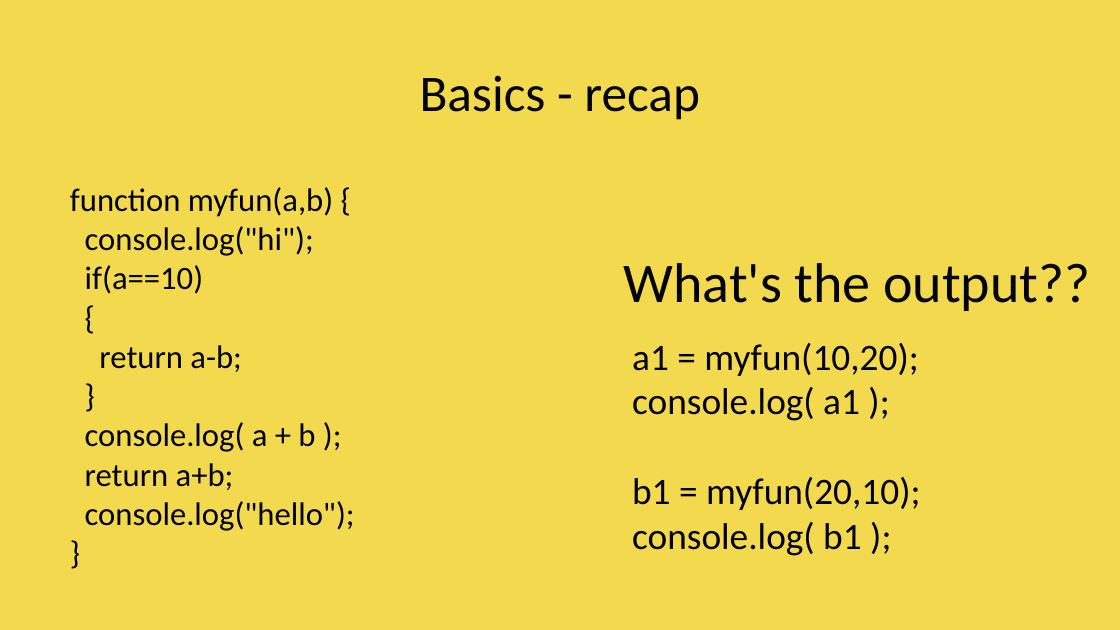
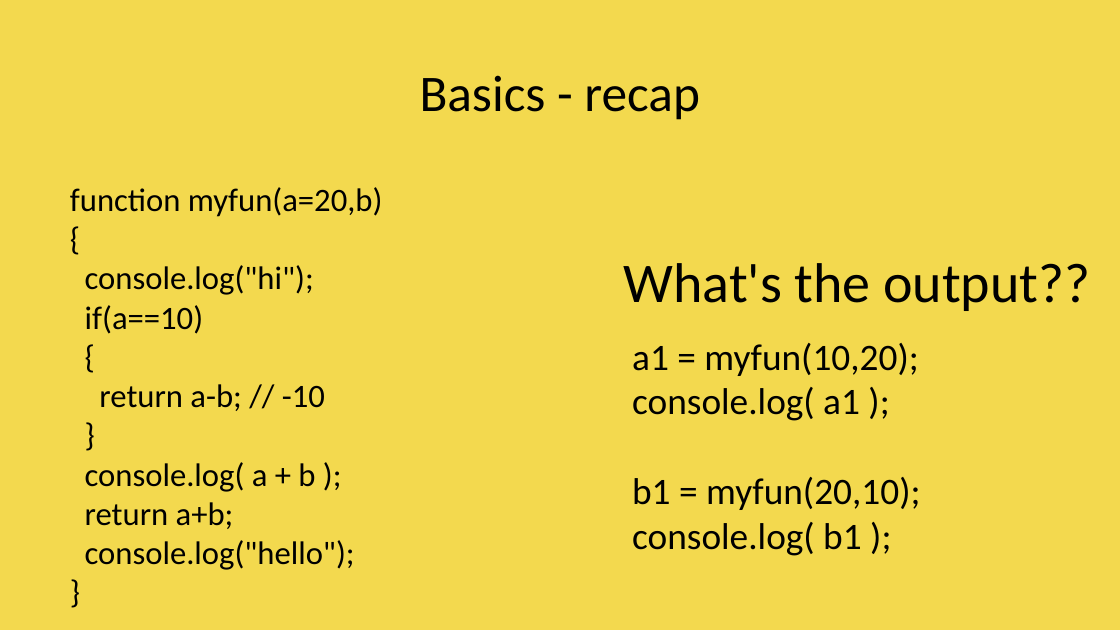
Before and after one commit to vishwanantha/javascript-101, a slide deck: slide 45 of ppt/001 - DataTypes.pptx. Drawn at 1120x630 pixels with LibreOffice and Linux fonts; fonts in the diff are those of the drawing; background and template pictures are left out. Boxes give left, top, right and bottom in pixels: in the first picture for what was removed or moved away, otherwise in the second. Text is boxed around its words. In the diff, an @@ line names an element or a change of style, - is before the commit and + after.

```diff
--- a/ppt/001 - DataTypes.pptx
+++ b/ppt/001 - DataTypes.pptx
@@ text at box(70, 187, 383, 217): text changed @@
-function myfun(a,b) {
+function myfun(a=20,b) {
@@ text at box(99, 384, 325, 411): text changed @@
-return a-b;
+return a-b; // -10
```
Also in this commit, not shown: 2 other slides changed.
